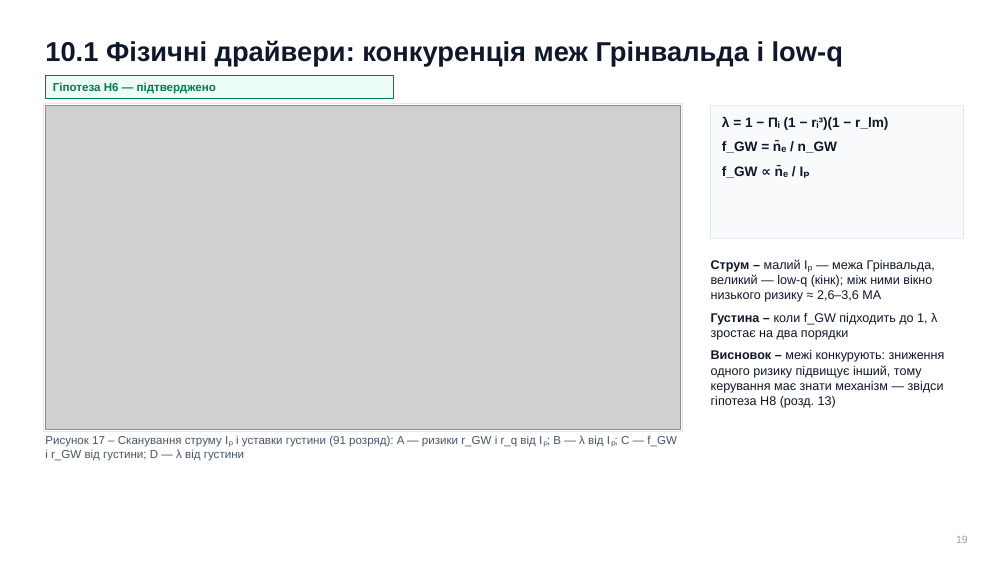
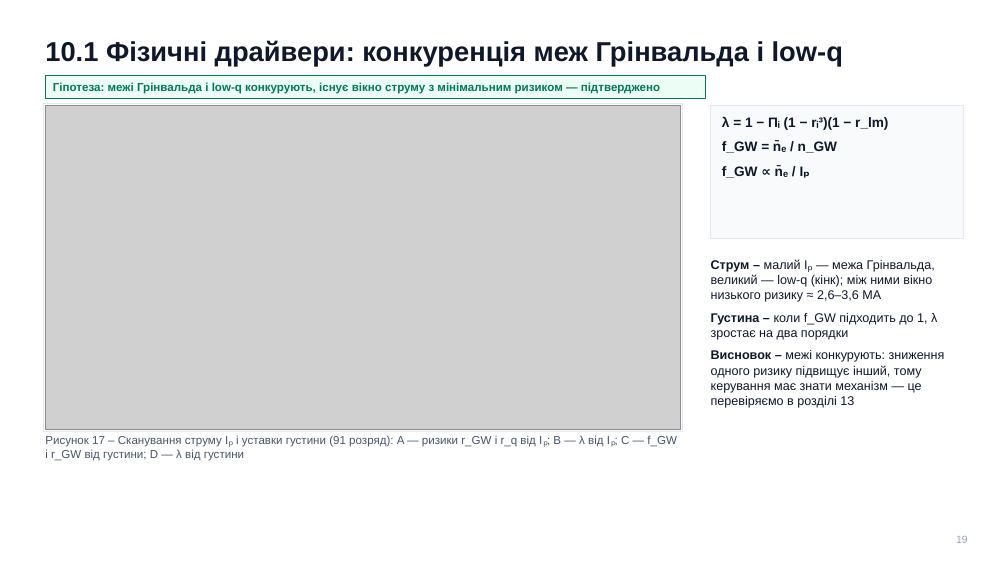
Before and after one commit to llllenah/plasma-disruption-prediction, a slide deck: slide 19 of docs/presentation.pptx. Drawn at 1008x567 pixels with LibreOffice and Linux fonts; fonts in the diff are those of the drawing; grey boxes stand for pictures. Boxes give left, top, right and bottom in pixels: in the first picture for what was removed or moved away, otherwise in the second. Text is boxed around its words. In the diff, an @@ line names an element or a change of style, - is before the commit and + after.

```diff
--- a/docs/presentation.pptx
+++ b/docs/presentation.pptx
@@ rectangle: place and size @@
-rectangle at <box>45,76,393,98</box>
+rectangle at <box>45,76,706,98</box>
@@ text at <box>53,82,660,94</box>: text changed @@
-Гіпотеза H6 — підтверджено
+Гіпотеза: межі Грінвальда і low-q конкурують, існує вікно струму з мінімальним ризиком — підтверджено
@@ text at <box>711,350,945,408</box>: text changed @@
-Висновок – межі конкурують: зниження одного ризику підвищує інший, тому керування має знати механізм — звідси гіпотеза H8 (розд. 13)
+Висновок – межі конкурують: зниження одного ризику підвищує інший, тому керування має знати механізм — це перевіряємо в розділі 13
```
Also in this commit, not shown: 6 other slides changed, 1 other file.
